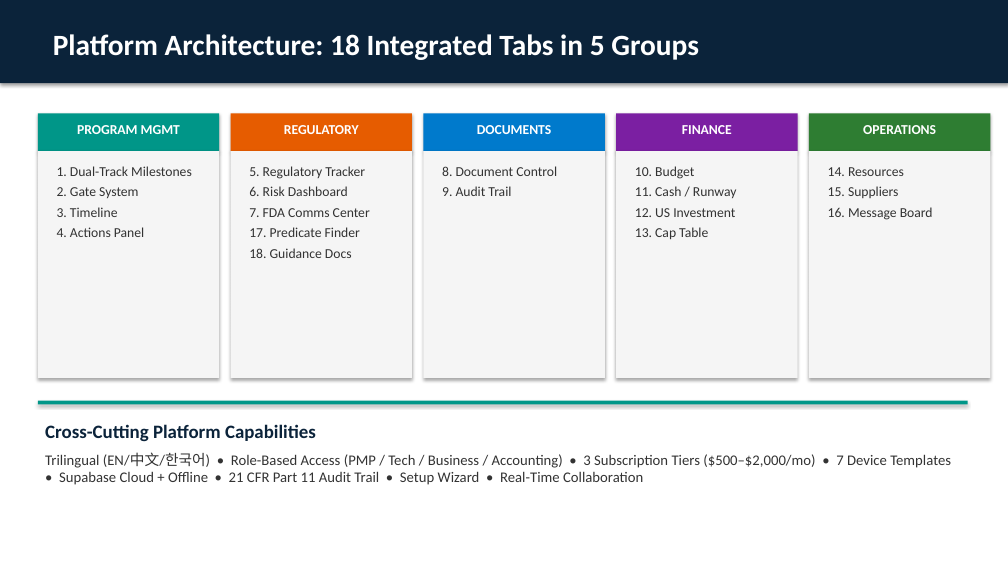
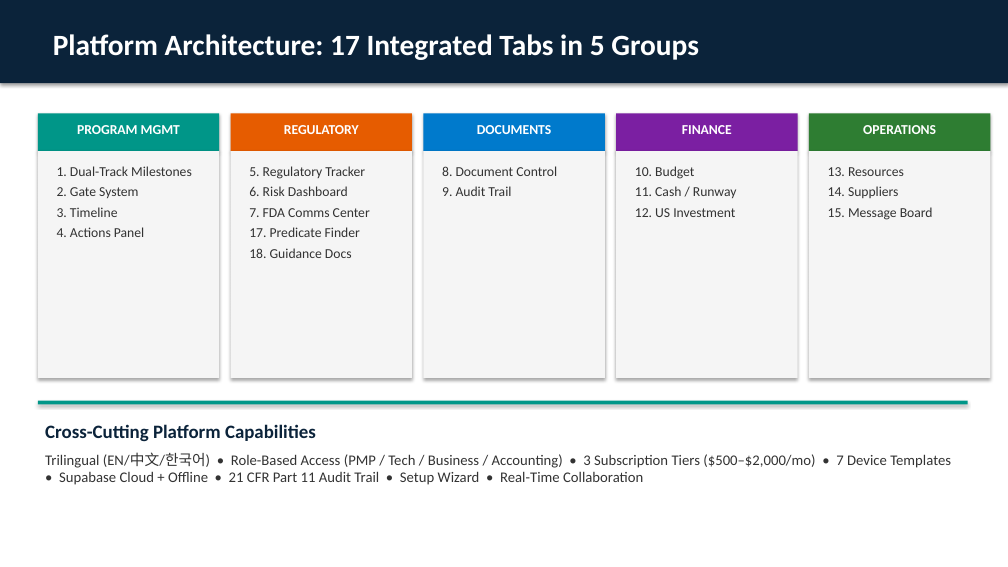
Before and after one commit to londailey6937/arch-medical, a slide deck: slide 3 of Control_Tower_Sales_Deck.pptx. Drawn at 1008x567 pixels with LibreOffice and Linux fonts; fonts in the diff are those of the drawing. Boxes give left, top, right and bottom in pixels: in the first picture for what was removed or moved away, otherwise in the second. Text is boxed around its words. In the diff, an @@ line names an element or a change of style, - is before the commit and + after.

Commit message:
Remove Cap Table from sales deck presentations (EN/CN): delete tab, update tab count 18→17, update roles/tiers/competitive matrix

```diff
--- a/Control_Tower_Sales_Deck.pptx
+++ b/Control_Tower_Sales_Deck.pptx
@@ text at [53, 34, 699, 60]: text changed @@
-Platform Architecture: 18 Integrated Tabs in 5 Groups
+Platform Architecture: 17 Integrated Tabs in 5 Groups
@@ text at [828, 167, 933, 220]: text changed @@
-14. Resources
-15. Suppliers
-16. Message Board
+13. Resources
+14. Suppliers
+15. Message Board
@@ text at [635, 227, 708, 239]: paragraph removed @@
-13. Cap Table
```
Also in this commit, not shown: 8 other slides changed, 1 slide removed, 4 other files.
